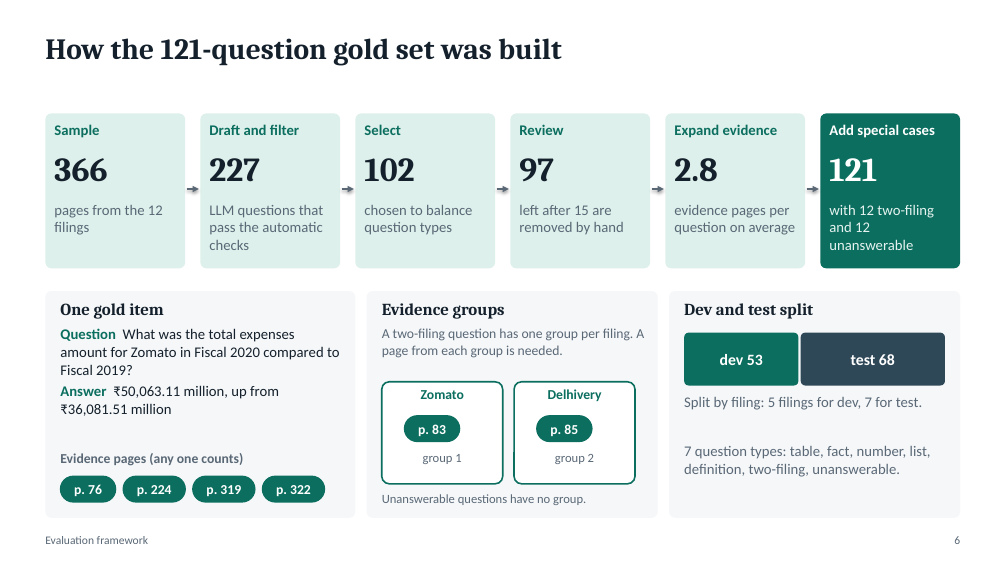
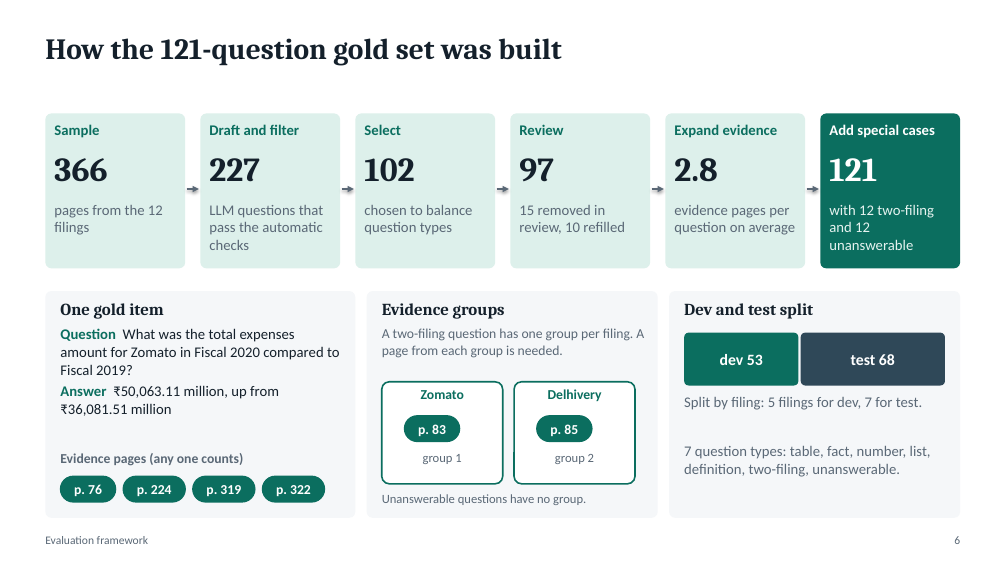
Before and after one commit to DarkkReaper007/RAG-for-financial-analysis, a slide deck: slide 6 of paper/slides.pptx. Drawn at 1008x567 pixels with LibreOffice and Linux fonts; fonts in the diff are those of the drawing. Boxes give left, top, right and bottom in pixels: in the first picture for what was removed or moved away, otherwise in the second. Text is boxed around its words. In the diff, an @@ line names an element or a change of style, - is before the commit and + after.

```diff
--- a/paper/slides.pptx
+++ b/paper/slides.pptx
@@ text at <box>519,205,625,234</box>: text changed @@
-left after 15 are removed by hand
+15 removed in review, 10 refilled
```
Also in this commit, not shown: 1 other file.
